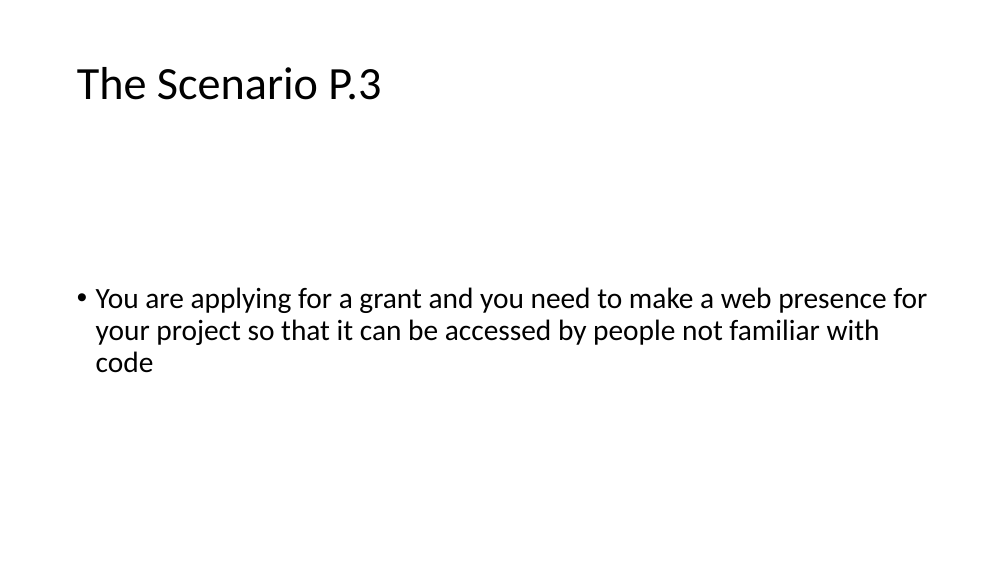
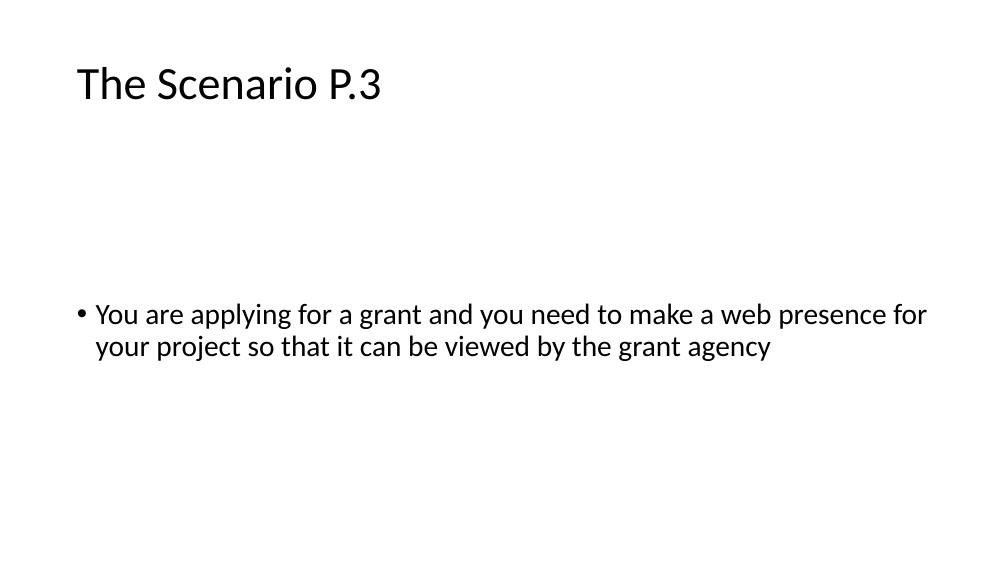
Before and after one commit to BrockDSL/github_for_researchers, a slide deck: slide 13 of Overview.pptx. Drawn at 1008x567 pixels with LibreOffice and Linux fonts; fonts in the diff are those of the drawing. Boxes give left, top, right and bottom in pixels: in the first picture for what was removed or moved away, otherwise in the second. Text is boxed around its words. In the diff, an @@ line names an element or a change of style, - is before the commit and + after.

```diff
--- a/Overview.pptx
+++ b/Overview.pptx
@@ text at bbox=[96, 303, 927, 361]: text changed @@
-• You are applying for a grant and you need to make a web presence for your project so that it can be accessed by people not familiar with code
+• You are applying for a grant and you need to make a web presence for your project so that it can be viewed by the grant agency
```
Also in this commit, not shown: 2 other files.
